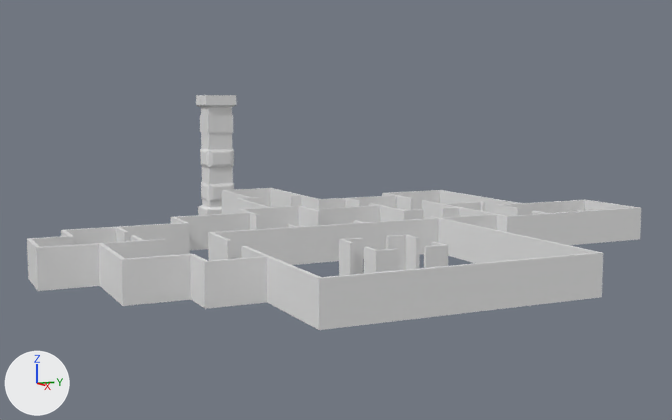
Two versions of the Blender file Assets/DNGEON.blend, one commit apart.
One viewpoint serves both versions: a 50 mm lens placed at (66.1, -24.2, 7.7), pointed at (13.8, 0.8, 0.8). The lights are fixed; the arrows at lower left show +X, +Y and +Z.

Script lines for the objects in view, before the commit:
```python
me_cube = bpy.data.meshes.new('Cube')
me_cube.from_pydata(...)  # 104 vertices, 102 faces; spans x -1.29..1.29, y -1.29..1.29, z -1.94..8.04
me_cube.materials.append(mat_material)  # white #e7e7e7
me_cube_001 = bpy.data.meshes.new('Cube.001')
me_cube_001.from_pydata(...)  # 552 vertices, 554 faces; spans x -1.0..345.0, y -9.0..9.0, z -1.0..1.0
me_cube_002 = bpy.data.meshes.new('Cube.002')
me_cube_002.from_pydata(...)  # 96 vertices, 88 faces; spans x -0.5..18.5, y -0.5..0.5, z -0.5..0.5
ob_cube = bpy.data.objects.new('Cube', me_cube)
ob_cube.location = (-7.12, 0.0, 0.0)
ob_cube_001 = bpy.data.objects.new('Cube.001', me_cube_001)
ob_cube_001.location = (0.0, 0.0, 0.0)
ob_cube_001.scale = (0.1, 2.0, 1.0)
ob_cube_002 = bpy.data.objects.new('Cube.002', me_cube_002)
ob_cube_002.location = (26.0, -2.9, 0.0)
ob_cube_002.scale = (0.2, 3.8, 2.0)
```
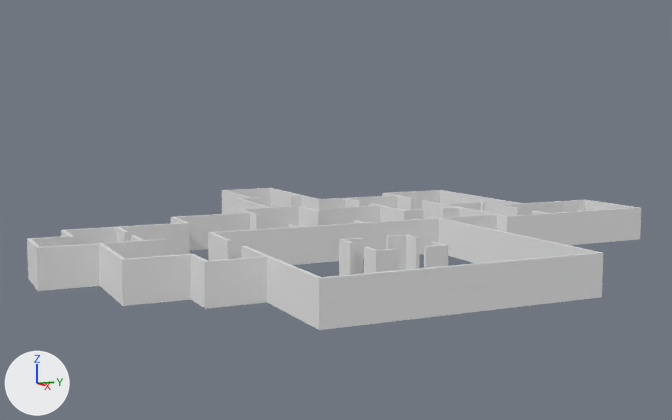
Where the change shows, as pixel boxes [x1, y1, x2, y2] in the pictures (672 x 420 px):
```json
{"object": "Cube", "change": "deleted", "before": [196, 95, 237, 215]}
```

The change, as JSON lines over the scene's bpy script:
```json
{"op": "remove", "block": "ob_cube", "code": ["ob_cube = bpy.data.objects.new('Cube', me_cube)", "ob_cube.location = (-7.12, 0.0, 0.0)"]}
```
